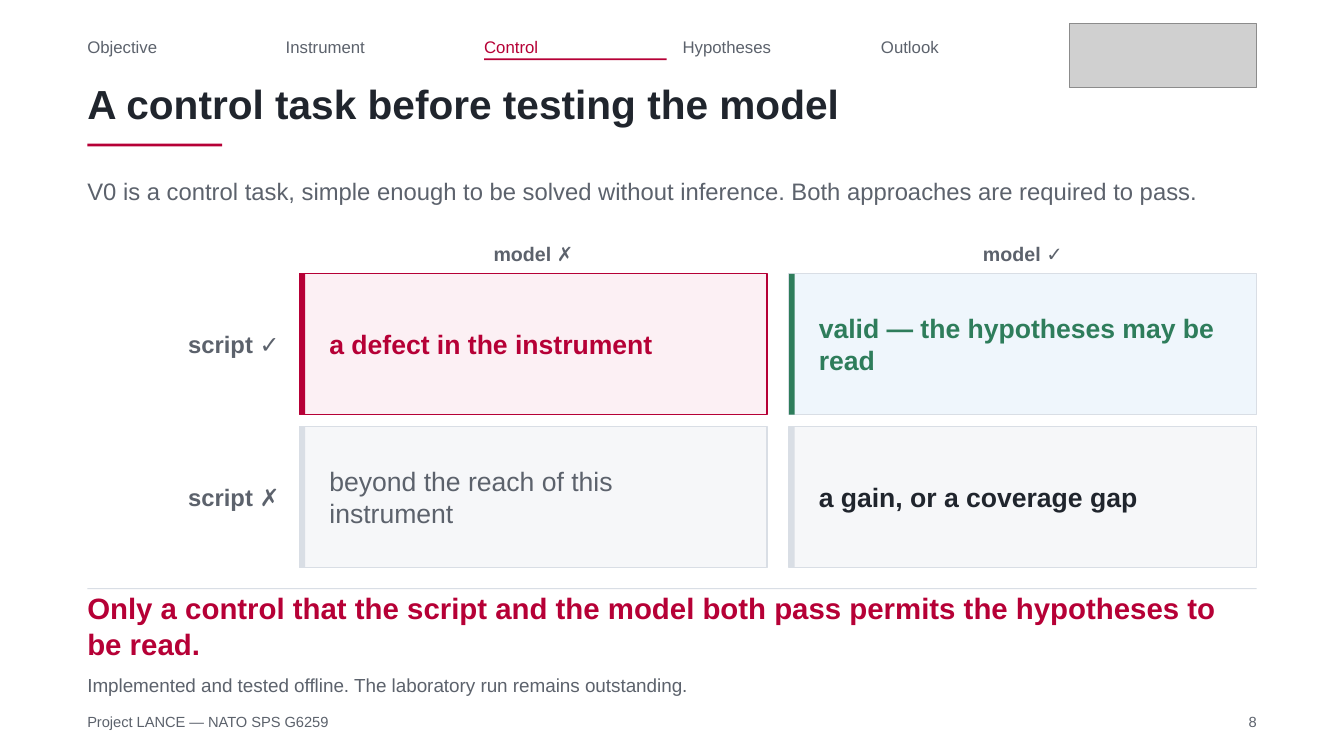
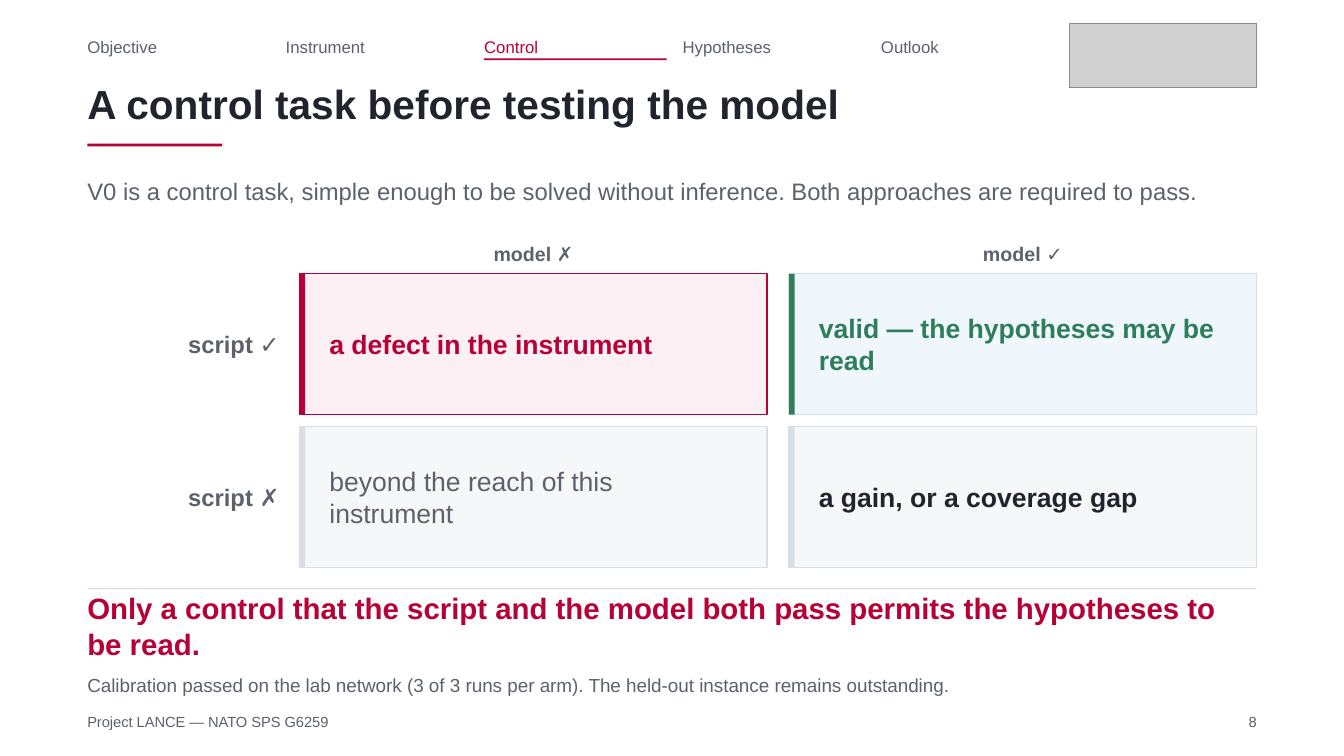
Before and after one commit to Tanguyvans/LANCE, a slide deck: slide 8 of objectifs/presentation-2026-10-23/slides.pptx. Drawn at 1344x756 pixels with LibreOffice and Linux fonts; fonts in the diff are those of the drawing; grey boxes stand for pictures. Boxes give left, top, right and bottom in pixels: in the first picture for what was removed or moved away, otherwise in the second. Text is boxed around its words. In the diff, an @@ line names an element or a change of style, - is before the commit and + after.

```diff
--- a/objectifs/presentation-2026-10-23/slides.pptx
+++ b/objectifs/presentation-2026-10-23/slides.pptx
@@ text at bbox=[87, 678, 949, 696]: text changed @@
-Implemented and tested offline. The laboratory run remains outstanding.
+Calibration passed on the lab network (3 of 3 runs per arm). The held-out instance remains outstanding.
```
Also in this commit, not shown: 4 other slides changed, 2 other files.
